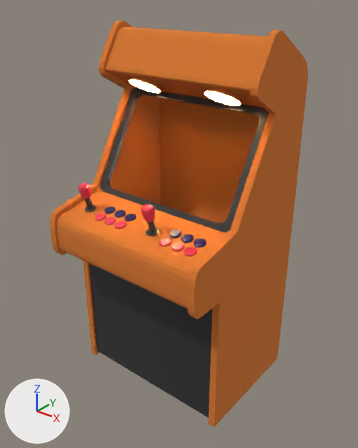
The glTF model public/models/arcade_cabinet.glb, before and after one commit.
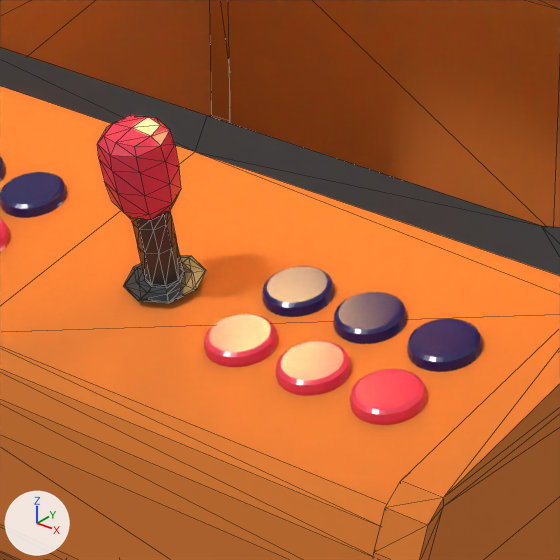
The first picture shows the older version from a 50 mm camera at (1.21, -1.554, 1.874) aimed at (0.019, -0.065, 0.951). The close-ups show both versions on the part from 35% to 61% of the width and 41% to 62% of the height of that picture; other places that the commit changed are outside them. Every picture has the same lights, and +X, +Y and +Z are marked at lower left. The close-ups show mesh edges as thin lines. Where no turn or scale is listed for an object, it has been applied to the vertices. Vertices at the same position are counted once.

In view in the first close-up: 'Cabinet', 'LButtons', 'LJoystick', 'LJoystick.001', 'RButtons'.
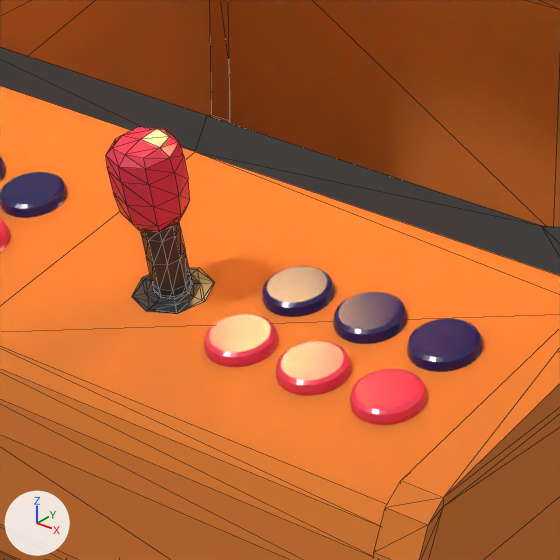
What differs and where, as boxes (x1, y1, x2, y2) in the close-ups (560 x 560 px; the box of a moved part takes in the faces that stretch with it):
'LJoystick', deleted (red)
    before: (97, 115, 183, 286)
    faces in mat_material_004 (red #e73851): (97, 115, 181, 220)
    faces in mat_material_002 (black #313131): (131, 211, 183, 286)
'RJoystick.stick', added (red)
    after: (106, 127, 192, 297)
    faces in mat_material_004 (red #e73851): (106, 127, 190, 231)
    faces in mat_material_002 (black #313131): (140, 222, 192, 297)
'LJoystick.001', mesh rescaled, moved, turned (not visible afterwards)
    before: (124, 255, 206, 303)
'RJoystick.base', added
    after: (132, 268, 213, 314)
part 1 of me_mesh_002, moved or reshaped
    before: (124, 255, 206, 303)
    after: (132, 268, 213, 314)

Patch to the scene script:
```diff
--- a/public/models/arcade_cabinet.glb.py
+++ b/public/models/arcade_cabinet.glb.py
@@ me_mesh_002 @@
 me_mesh_002.from_pydata(...)  # 41 vertices, 72 faces; spans x -1.04..1.04, y -1.0..1.03, z -0.2..0.12
 # used by ob_ljoystick_001; location = (0.081, -0.3032, 1.0289); scale = (0.0255, 0.0255, 0.0379)
+# me_mesh_002 part 1: the whole mesh is scaled about the mesh origin by (0.0255, 0.0256, 0.0339)
 me_mesh_002.materials.append(mat_material_002)
@@ me_mesh_003 @@
+me_mesh_003.from_pydata(...)  # 106 vertices, 208 faces; spans x -0.0234..0.0234, y -0.0466..0.0136, z -0.0195..0.1137
+# faces by material slot: [104, 104]
+me_mesh_003.materials.append(mat_material_004)  # red #e73851
+me_mesh_003.materials.append(mat_material_002)  # black #313131
@@ ob_ljoystick @@
-ob_ljoystick = bpy.data.objects.new('LJoystick', me_mesh)
-ob_ljoystick.location = (0.081, -0.3032, 1.0289)
@@ ob_ljoystick_001 @@
 ob_ljoystick_001 = bpy.data.objects.new('LJoystick.001', me_mesh_002)
-ob_ljoystick_001.location = (0.081, -0.3032, 1.0289)
+ob_ljoystick_001.location = (-0.2659, -0.3032, 1.0231)
+ob_ljoystick_001.rotation_euler = (-0.0282, 0.0, 0.0)  # degrees (-1.6, 0, 0)
 ob_ljoystick_001.scale = (0.0255, 0.0255, 0.0379)
@@ ob_rjoystick_stick @@
+ob_rjoystick_stick = bpy.data.objects.new('RJoystick.stick', me_mesh_003)
+ob_rjoystick_stick.location = (0.0882, -0.3036, 1.0246)
@@ ob_rjoystick_base @@
+ob_rjoystick_base = bpy.data.objects.new('RJoystick.base', me_mesh_002)
+ob_rjoystick_base.location = (0.088, -0.3032, 1.0231)
```
